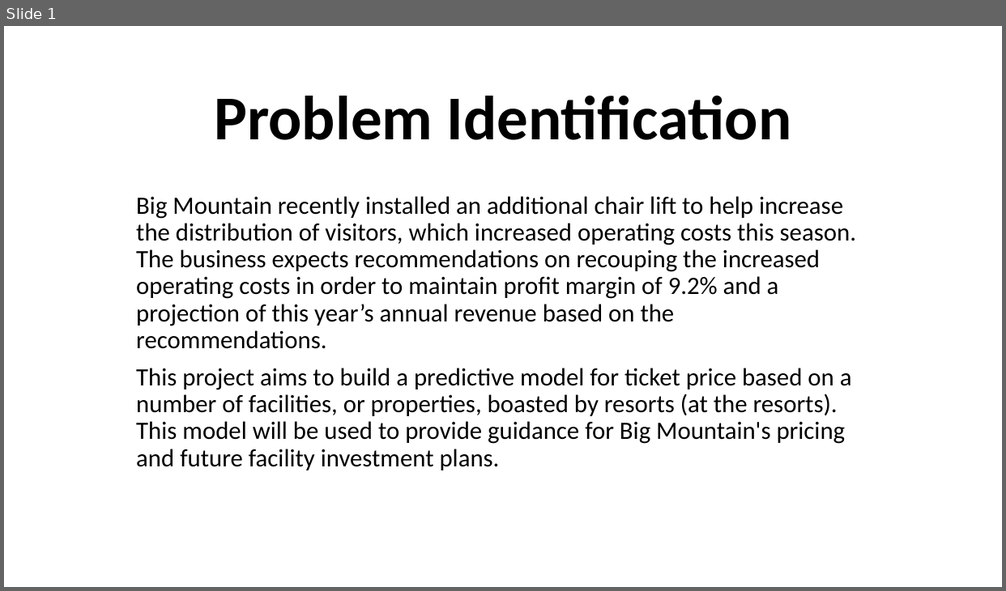
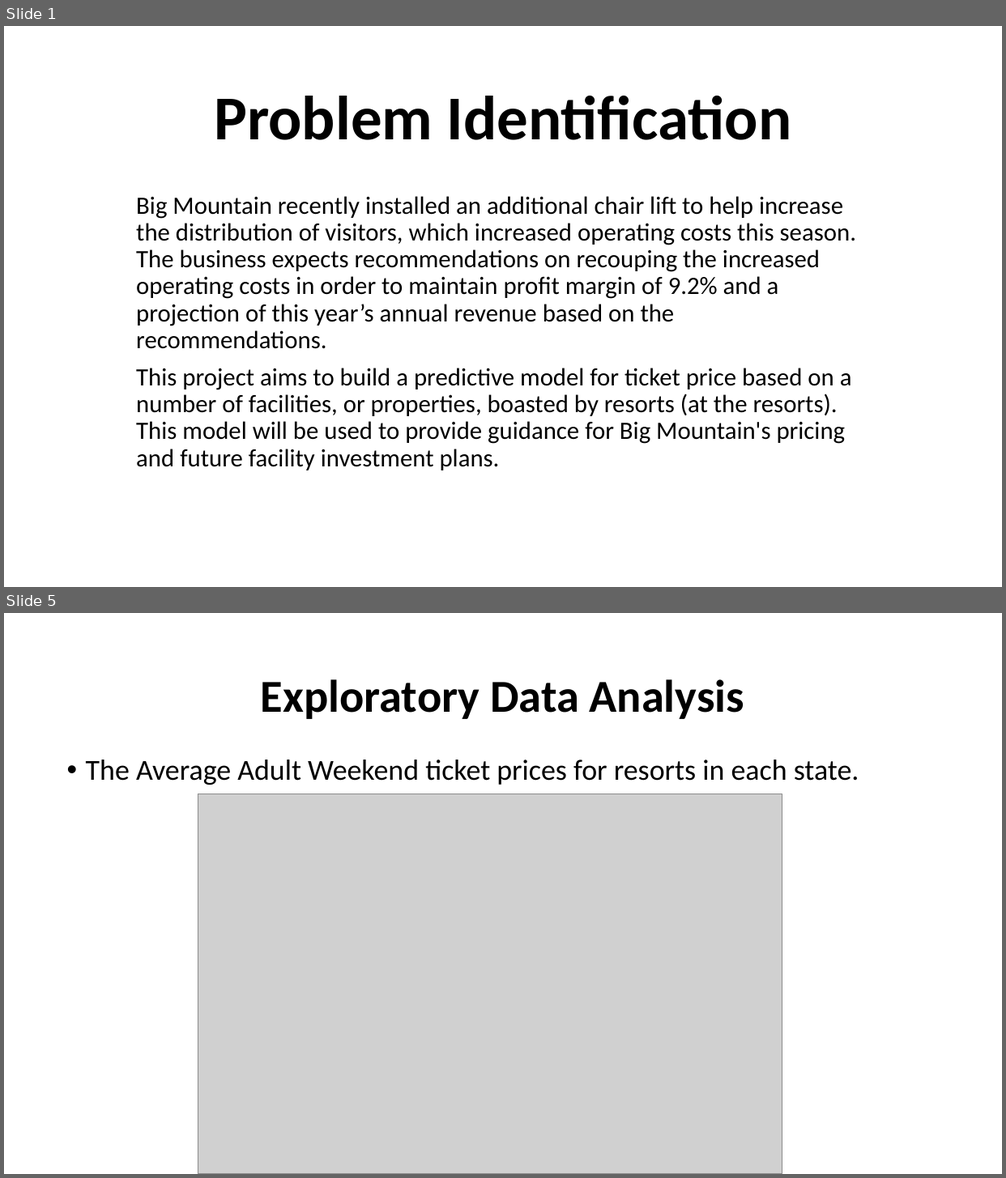
Before and after one commit to reneeylewis/Springboard-Projects, a slide deck: GuidedCapstone - Ski Resort/Step Seven - Slide Deck/Guided Capstone Slide Deck.pptx. Shown one above the other, each under a label of ours: slide 1 before the commit, slides 1 and 5 after it; the slides between them are not shown. The pictures are 1006x591 and 1006x1178 pixels, drawn with LibreOffice and Linux fonts; fonts in the diff are those of the drawing; grey boxes stand for pictures. Boxes give left, top, right and bottom in pixels: in the first picture for what was removed or moved away, otherwise in the second. Text is boxed around its words. In the diff, an @@ line names an element or a change of style, - is before the commit and + after.

```diff
--- a/GuidedCapstone - Ski Resort/Step Seven - Slide Deck/Guided Capstone Slide Deck.pptx
+++ b/GuidedCapstone - Ski Resort/Step Seven - Slide Deck/Guided Capstone Slide Deck.pptx
@@ slide 5 added at (x1=4, y1=613, x2=1002, y2=1174), background #FFFFFF @@
@@ title added at (x1=261, y1=679, x2=744, y2=719), 44 pt, text #000000, bold @@
+Exploratory Data Analysis
@@ text added at (x1=86, y1=760, x2=859, y2=785), 28 pt, text #000000 @@
+• The Average Adult Weekend ticket prices for resorts in each state.
@@ picture added at (x1=198, y1=794, x2=782, y2=1174) @@
```
Also in this commit, not shown: 6 slides changed, 2 other slides added, 1 other file.
